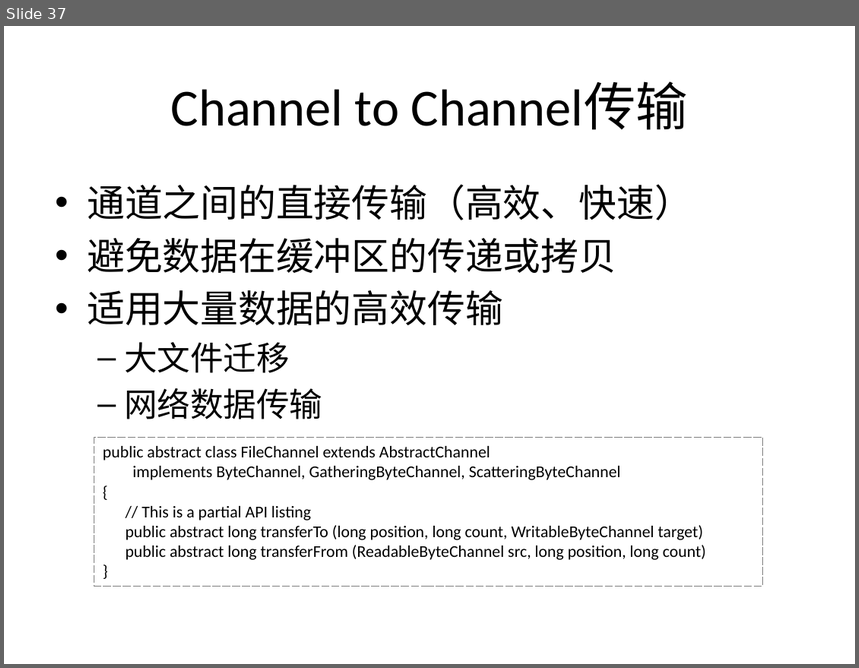
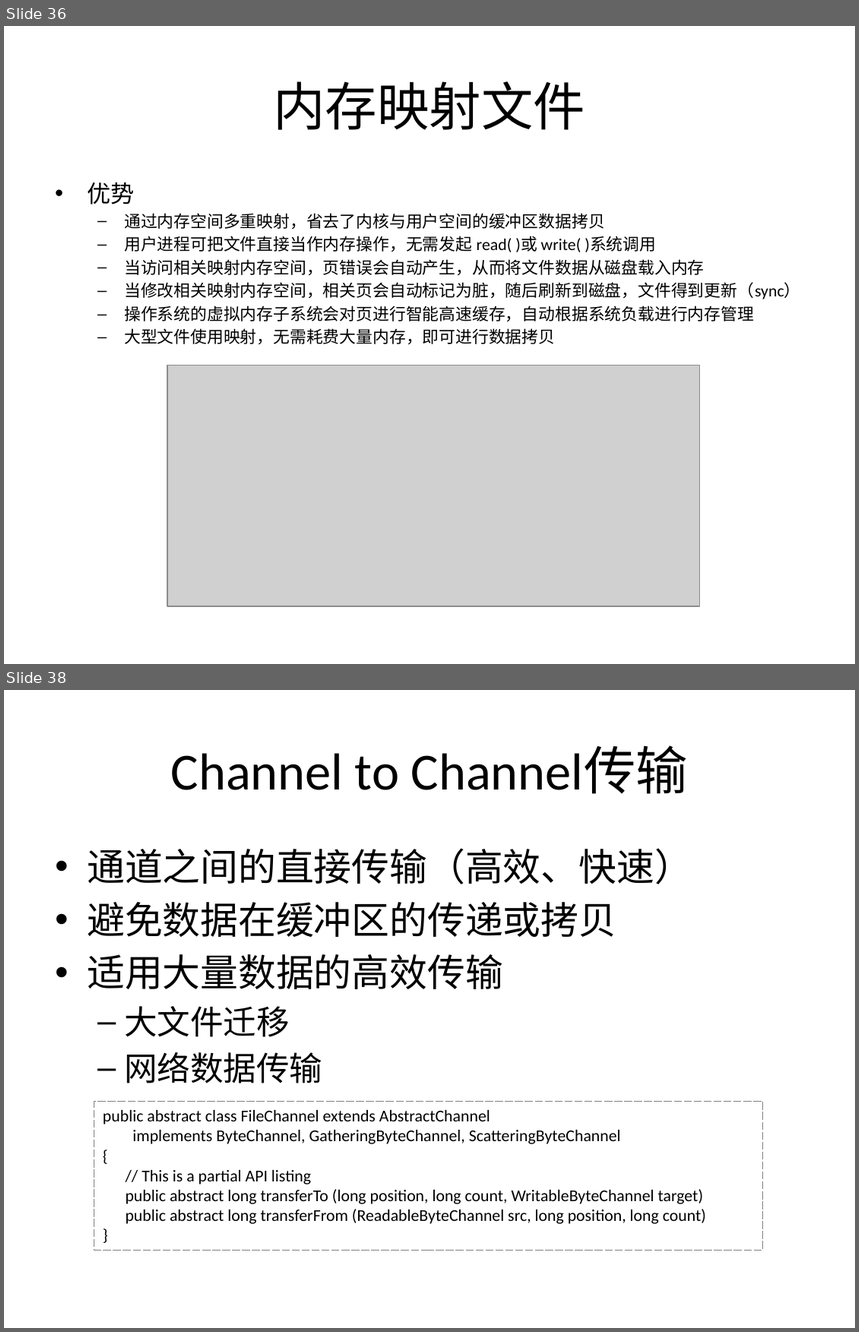
Before and after one commit to guhanjie/Knowledge-sharing, a slide deck: 扒一扒Java IO那些事儿.pptx. Shown one above the other, each under a label of ours: slide 37 before the commit, slides 36 and 38 after it; the slides between them are not shown. The pictures are 859x668 and 859x1332 pixels, drawn with LibreOffice and Linux fonts; fonts in the diff are those of the drawing; grey boxes stand for pictures. Boxes give left, top, right and bottom in pixels: in the first picture for what was removed or moved away, otherwise in the second. Text is boxed around its words. In the diff, an @@ line names an element or a change of style, - is before the commit and + after.

```diff
--- a/扒一扒Java IO那些事儿.pptx
+++ b/扒一扒Java IO那些事儿.pptx
@@ slide 36 added at [4, 26, 855, 664], background #FFFFFF @@
@@ title added at [273, 81, 585, 130], 44 pt, text #000000 @@
+内存映射文件
@@ text added at [87, 183, 800, 344], 14 pt, text #000000 @@
+• 优势
+  – 通过内存空间多重映射，省去了内核与用户空间的缓冲区数据拷贝
+  – 用户进程可把文件直接当作内存操作，无需发起 read( )或 write( )系统调用
+  – 当访问相关映射内存空间，页错误会自动产生，从而将文件数据从磁盘载入内存
+  – 当修改相关映射内存空间，相关页会自动标记为脏，随后刷新到磁盘，文件得到更新（sync）
+  – 操作系统的虚拟内存子系统会对页进行智能高速缓存，自动根据系统负载进行内存管理
+  – 大型文件使用映射，无需耗费大量内存，即可进行数据拷贝
@@ picture added at [167, 366, 699, 607] @@
@@ what was slide 37 is now slide 38 @@
```
Also in this commit, not shown: 7 slides changed, 4 other slides added.
